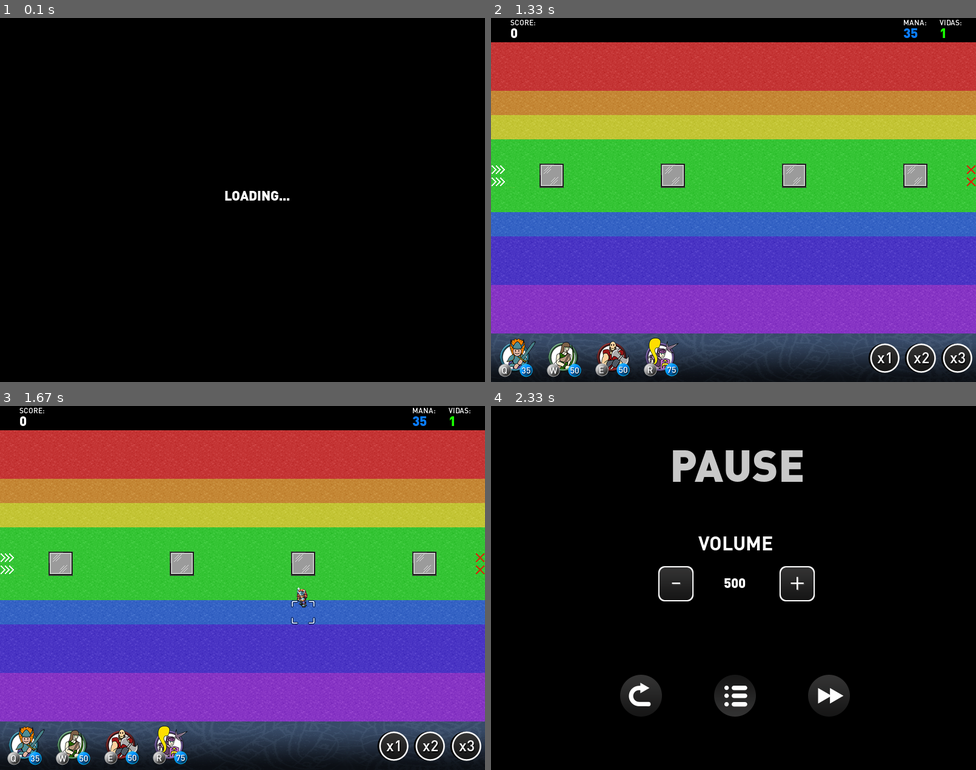
Above: before the commit, frames 1-4 (two rows, left to right).
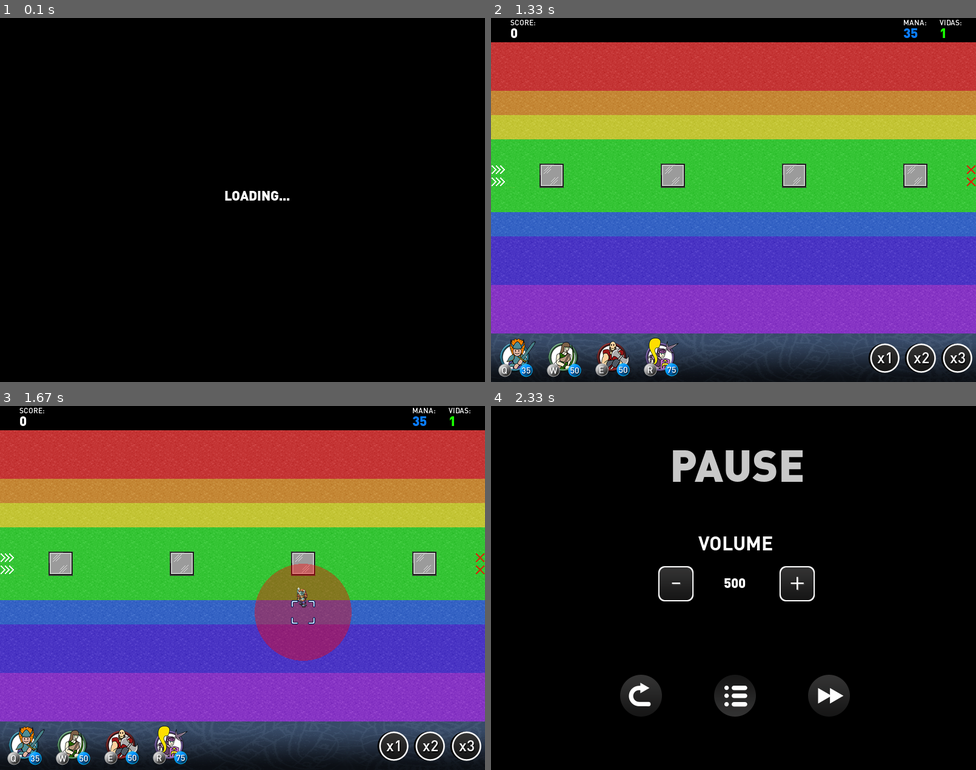
Above: after the commit, the same moments.

Repository: fershibli/asgard-defense
Game: pygame game, started from asgard_defense.py
Two runs of this game, one before a commit and one after it. Both use one fixed random seed, a clock stepped at 60 frames per second and the inputs below. The source is Python 2; it was converted automatically to run under Python 3.
Inputs (mouse positions are in pixels of both pictures, inside the frame that each line leads up to):
- Up to frame 1 (0.1 s): no input
- Up to frame 2 (1.33 s): click (849, 156) at 0.38 s; click (592, 65) at 0.72 s; click (515, 356) at 1.05 s
- Up to frame 3 (1.67 s): press the mouse at (465, 740) at 1.37 s; move the mouse to (383, 679) at 1.47 s; release the mouse at (300, 620) at 1.6 s
- Up to frame 4 (2.33 s): tap Space at 1.67 s; press the mouse at (733, 697) at 2.03 s; move the mouse to (796, 624) at 2.13 s; release the mouse at (859, 555) at 2.27 s

Frames 1-2 are identical in both runs. In frame 3, 4.0% of the frame differs, in the area x 52-73%, y 43-70%; in frame 4, nothing differs.

Commit message:
Asgard Defense v032

Diff:
--- a/asgard_defense.py
+++ b/asgard_defense.py
@@ -2,6 +2,7 @@
 import pyTreeBee,pygame,sys,os,time, pygame.mixer, copy
 import cPickle as pickle
 from pygame.locals import*
+
 infoObject = pygame.display.Info()
 os.environ['SDL_VIDEO_WINDOW_POS'] = "%d,%d" % ((infoObject.current_w//2)-400, (infoObject.current_h//2)-300)
 temporarydisplay=pygame.display.set_mode((800,600))
@@ -37,6 +38,16 @@
 pygame.mixer.music.load("Five Armies.mp3")
 pygame.mixer.music.play(-1, 0.0)
 pygame.mixer.music.set_volume(5)
+
+
+def blit_alpha(target, source, location, opacity):
+    x = location[0]
+    y = location[1]
+    temp = pygame.Surface((source.get_width(), source.get_height())).convert()
+    temp.blit(target, (-x, -y))
+    temp.blit(source, (0, 0))
+    temp.set_alpha(opacity)
+    target.blit(temp, location)
 
 class deleteSave(object):
     def __init__(self,tela):
@@ -479,7 +490,19 @@
     def blitOn(self,screen):
         if self.dentro:
             if self.char_sprite!=None:
-                screen.blit(self.char_sprite.subsurface(((0,0),self.char_size)),((self.x*self.size)-(self.char_size[0]/2)+(self.size/2),(self.y*self.size)-(self.char_size[1]*3/4)+(self.size/2)-5) )
+                chromakey=(9,99,9)
+                rng_circle=pygame.Surface((self.rng*self.size*2,self.rng*self.size*2))
+                rng_circle.fill(chromakey)
+                rng_circle.set_colorkey(chromakey)
+                pygame.draw.circle(rng_circle, (255, 0, 0), (self.rng*self.size, self.rng*self.size), self.rng*40, 0)
+                rng_circle.set_alpha(100)
+
+                char_image=self.char_sprite.subsurface(((0,0),self.char_size))
+                char_pos=((self.x*self.size)-(self.char_size[0]/2)+(self.size/2),(self.y*self.size)-(self.char_size[1]*3/4)+(self.size/2)-5)
+                circle_pos=((self.x*self.size)+(self.size//2)-(self.rng*self.size),(self.y*self.size)+(self.size//2)-(self.rng*self.size))
+
+                screen.blit(rng_circle,circle_pos)
+                blit_alpha(screen,char_image, char_pos,200)
             screen.blit(self.sprite.getNextImage(),(self.x*self.size,self.y*self.size))
     def keyControls(self,event,mapa,alingment,player):
         if event.type==MOUSEMOTION:
